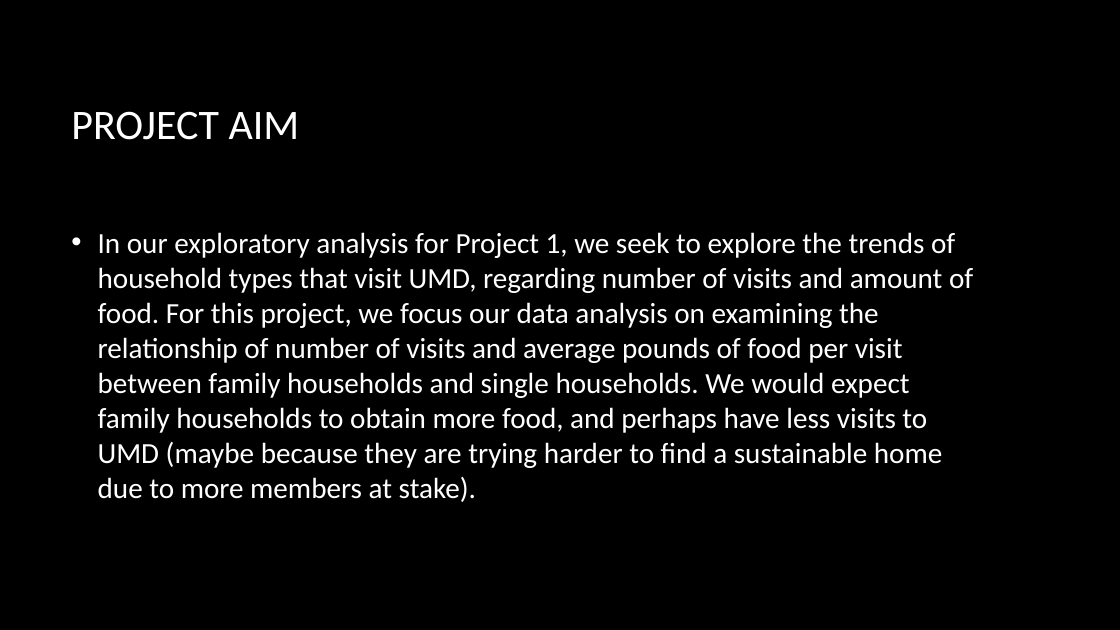
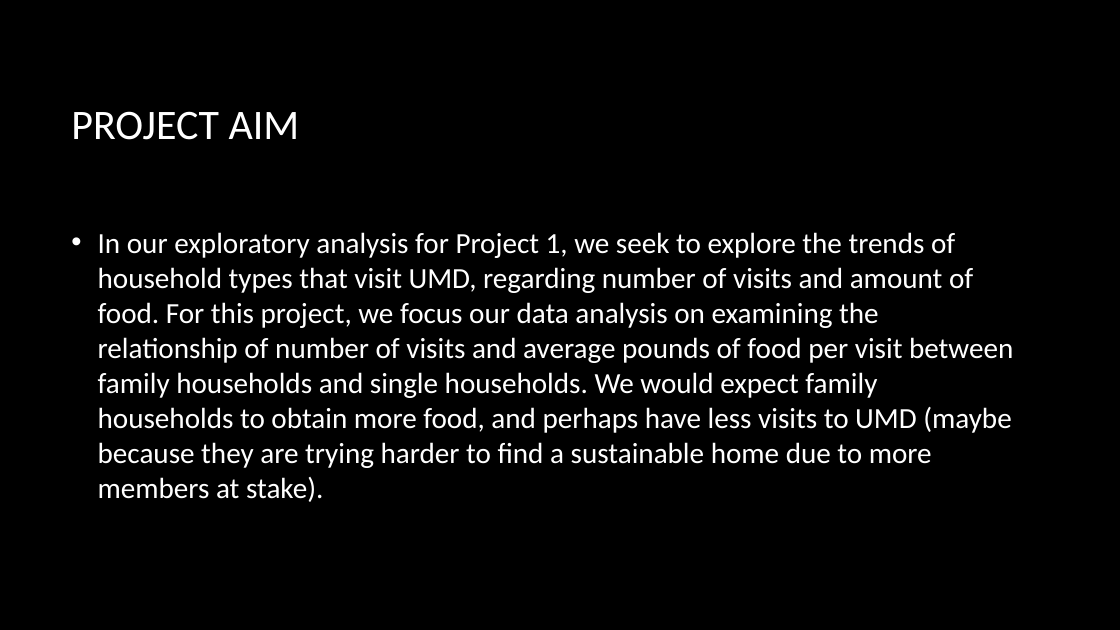
Before and after one commit to datasci611/bios611-projects-fall-2019-cwzhou, a slide deck: slide 3 of project_1/scripts/BIOS611_Project1_slides.pptx. Drawn at 1120x630 pixels with LibreOffice and Linux fonts; fonts in the diff are those of the drawing; background and template pictures are left out. Boxes give left, top, right and bottom in pixels: in the first picture for what was removed or moved away, otherwise in the second. Text is boxed around its words. In the diff, an @@ line names an element or a change of style, - is before the commit and + after.

Commit message:
Project 1

```diff
--- a/project_1/scripts/BIOS611_Project1_slides.pptx
+++ b/project_1/scripts/BIOS611_Project1_slides.pptx
@@ text "In our exploratory analysis for ..." rewrapped from (98,232,973,502) to (98,232,1013,502) @@
```
Also in this commit, not shown: 5 other slides changed, 1 other file.
